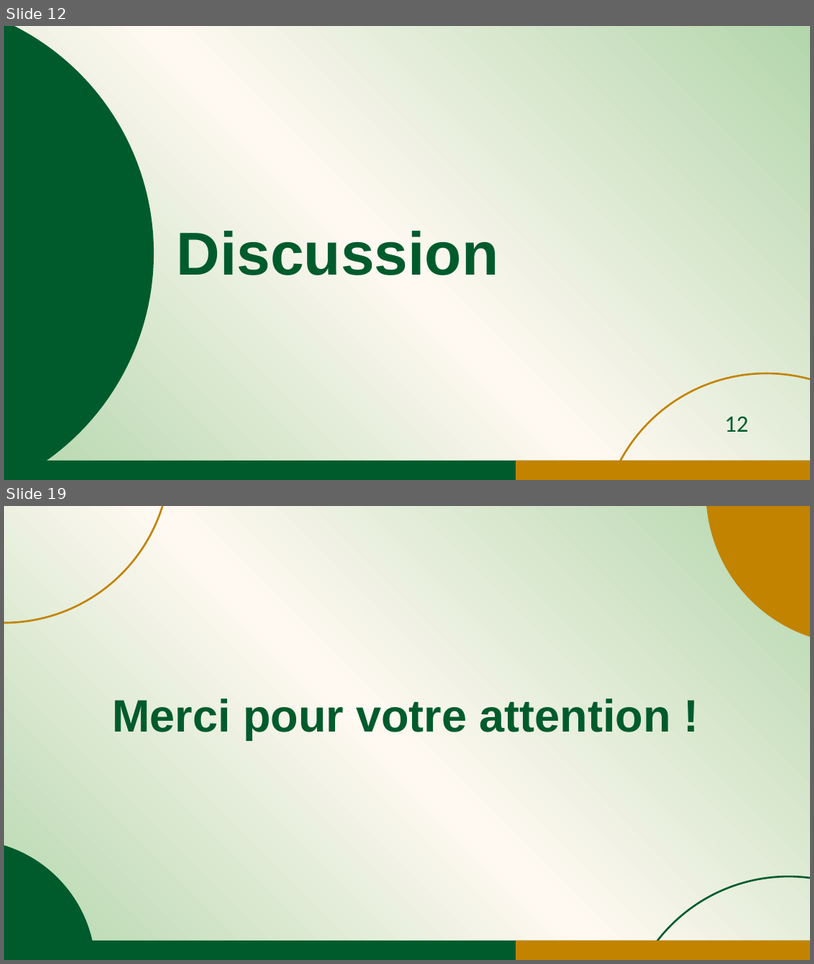
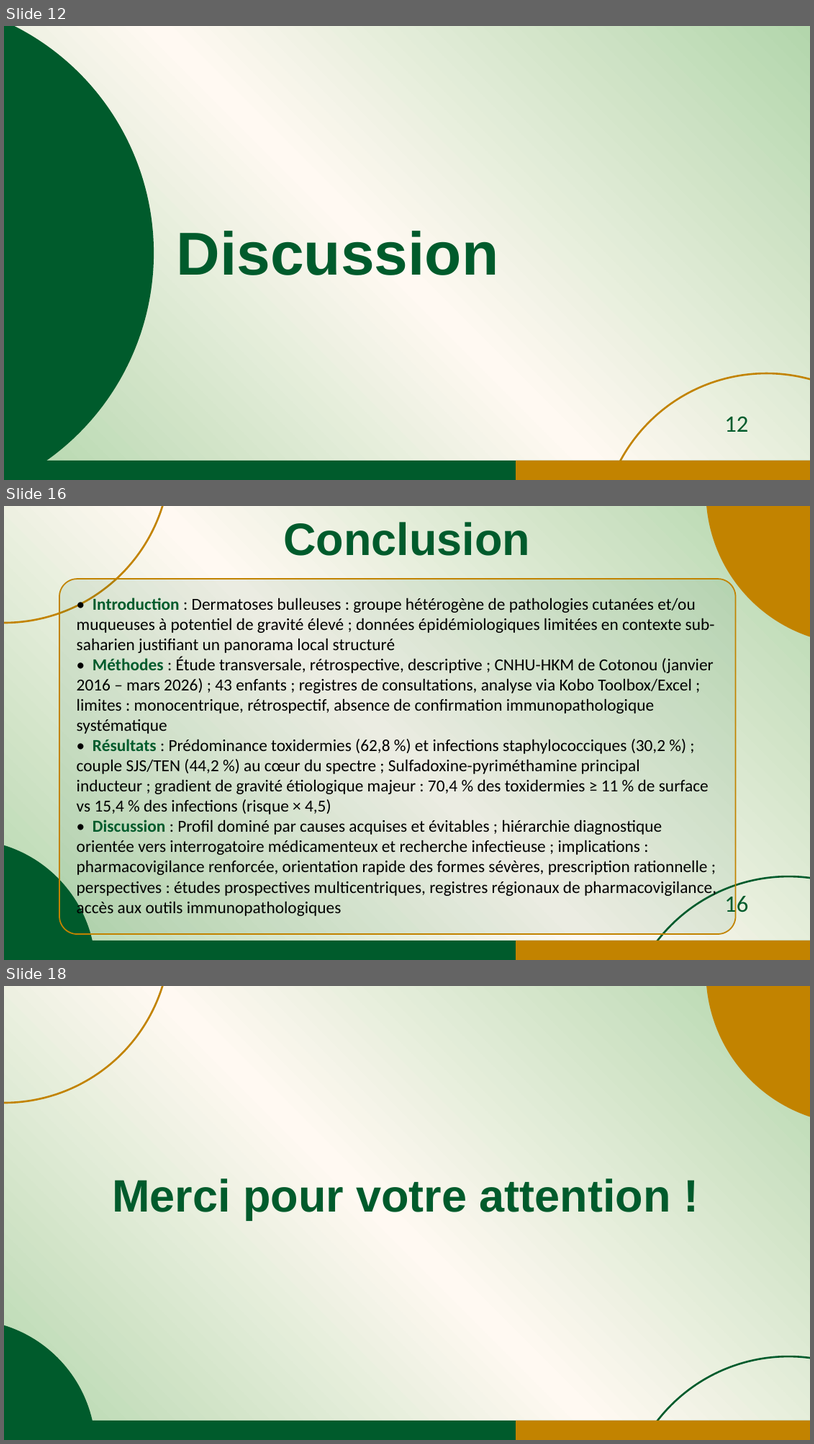
Before and after one commit to jicorporate/GFMP, a slide deck: Communication Orale_JDA1_sujets_enfant_30mai.pptx. Shown one above the other, each under a label of ours: slides 12 and 19 before the commit, slides 12, 16 and 18 after it; the slides between them are not shown. The pictures are 814x964 and 814x1444 pixels, drawn with LibreOffice and Linux fonts; fonts in the diff are those of the drawing. Boxes give left, top, right and bottom in pixels: in the first picture for what was removed or moved away, otherwise in the second. Text is boxed around its words. In the diff, an @@ line names an element or a change of style, - is before the commit and + after.

Commit message:
git commit -m "Update Communication Orale_JDA1_sujets ag\303\251s_30mai.pptx and Communication Orale_JDA1_sujets_enfant_30mai.pptx"

```diff
--- a/Communication Orale_JDA1_sujets_enfant_30mai.pptx
+++ b/Communication Orale_JDA1_sujets_enfant_30mai.pptx
@@ slide 16 added at <box>4,506,810,960</box>, background gradient #B3D6AC to #FFF9F2 @@
@@ ellipse added at <box>4,506,170,623</box>, outline #C28300 2.25 pt @@
@@ text added at <box>284,522,531,556</box>, 54 pt, text #005B2C, bold @@
+Conclusion
@@ ellipse added at <box>706,506,810,644</box>, fill #C28300 @@
@@ rounded rectangle added at <box>59,579,736,934</box>, fill #005B2C at 8% opacity, outline #C28300 1.5 pt, 20 pt, text #000000 @@
+• Introduction : Dermatoses bulleuses : groupe hétérogène de pathologies cutanées et/ou muqueuses à potentiel de gravité élevé ; données épidémiologiques limitées en contexte sub-saharien justifiant un panorama local structuré
+• Méthodes : Étude transversale, rétrospective, descriptive ; CNHU-HKM de Cotonou (janvier 2016 – mars 2026) ; 43 enfants ; registres de consultations, analyse via Kobo Toolbox/Excel ; limites : monocentrique, rétrospectif, absence de confirmation immunopathologique systématique
+• Résultats : Prédominance toxidermies (62,8 %) et infections staphylococciques (30,2 %) ; couple SJS/TEN (44,2 %) au cœur du spectre ; Sulfadoxine-pyriméthamine principal inducteur ; gradient de gravité étiologique majeur : 70,4 % des toxidermies ≥ 11 % de surface vs 15,4 % des infections (risque × 4,5)
+• Discussion : Profil dominé par causes acquises et évitables ; hiérarchie diagnostique orientée vers interrogatoire médicamenteux et recherche infectieuse ; implications : pharmacovigilance renforcée, orientation rapide des formes sévères, prescription rationnelle ; perspectives : études prospectives multicentriques, registres régionaux de pharmacovigilance, accès aux outils immunopathologiques
@@ ellipse added at <box>4,839,95,960</box>, fill #005B2C @@
@@ ellipse added at <box>623,876,810,960</box>, outline #005B2C 2.25 pt @@
@@ page number added at <box>725,893,748,918</box>, 28 pt, text #005B2C @@
+16
@@ rectangle added at <box>4,940,810,960</box>, fill #005B2C @@
@@ rectangle added at <box>517,940,810,960</box>, fill #C28300 @@
@@ what was slide 19 is now slide 18 @@
```
Also in this commit, not shown: 6 slides changed, 4 other slides added, 6 slides removed, 1 other file.
